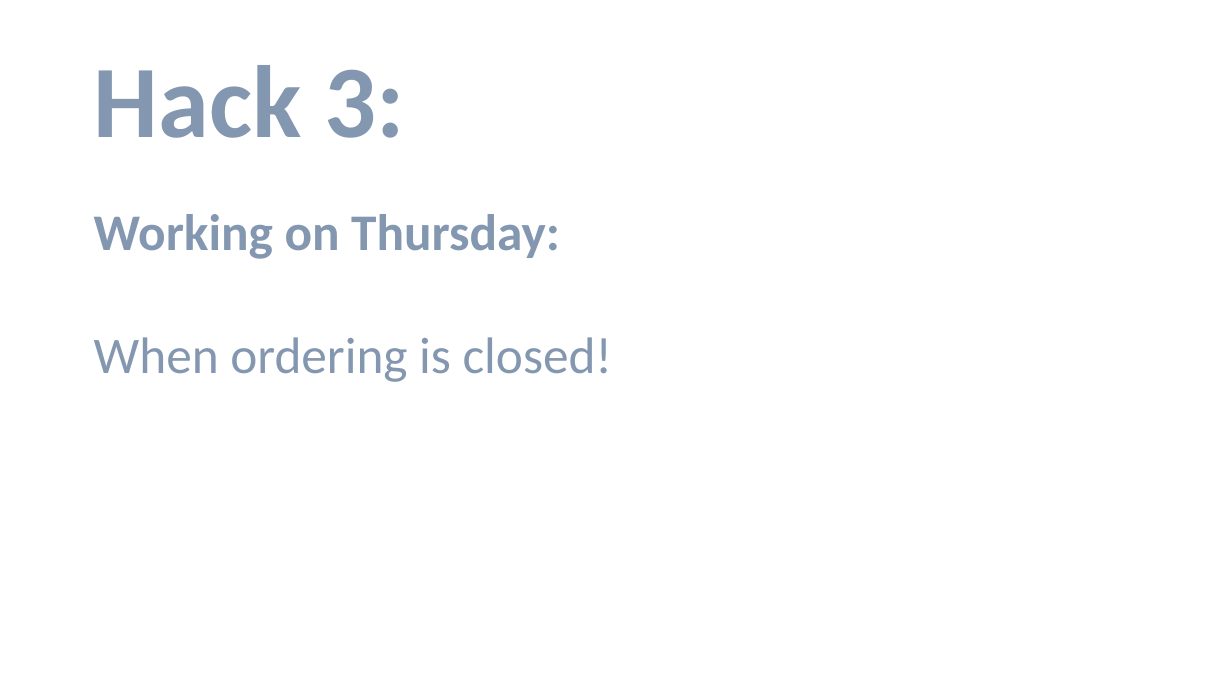
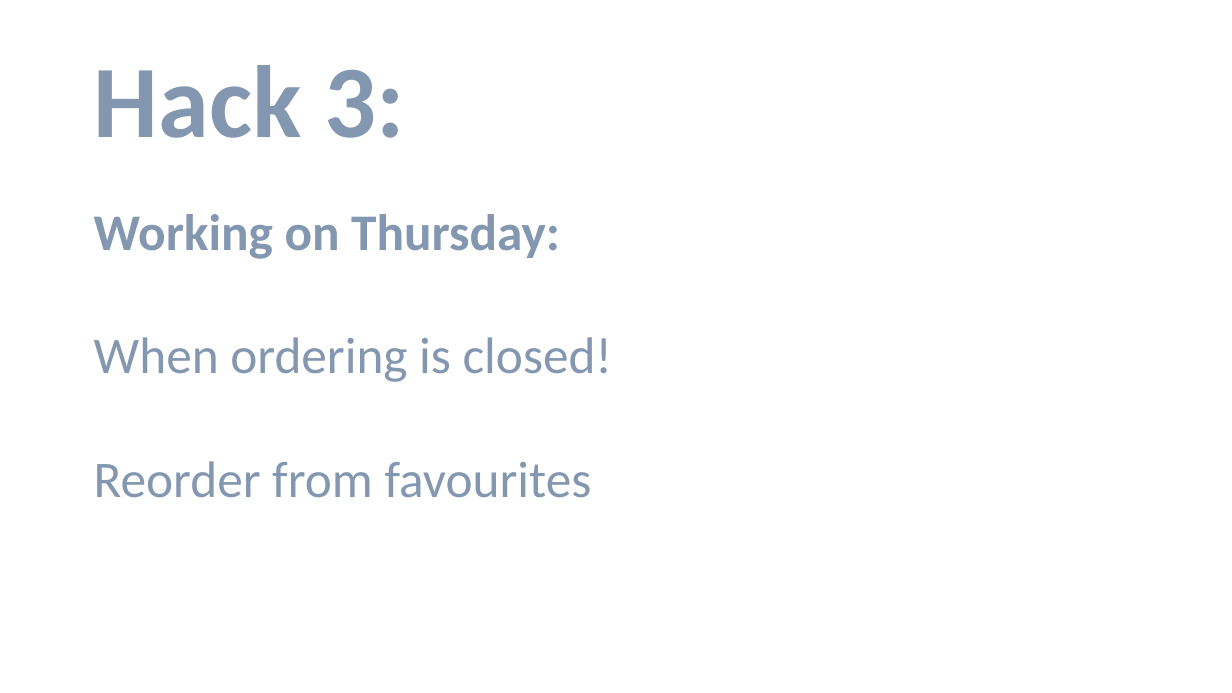
Before and after one commit to mincongzhang/PlayWithPhantomjs, a slide deck: slide 10 of SeamsGood.pptx (slide 6 before the commit). Drawn at 1232x693 pixels with LibreOffice and Linux fonts; fonts in the diff are those of the drawing. Boxes give left, top, right and bottom in pixels: in the first picture for what was removed or moved away, otherwise in the second. Text is boxed around its words. In the diff, an @@ line names an element or a change of style, - is before the commit and + after.

```diff
--- a/SeamsGood.pptx
+++ b/SeamsGood.pptx
@@ text at box(94, 461, 592, 498): paragraph added @@
+Reorder from favourites
```
Also in this commit, not shown: 3 other slides changed, 4 slides added.
